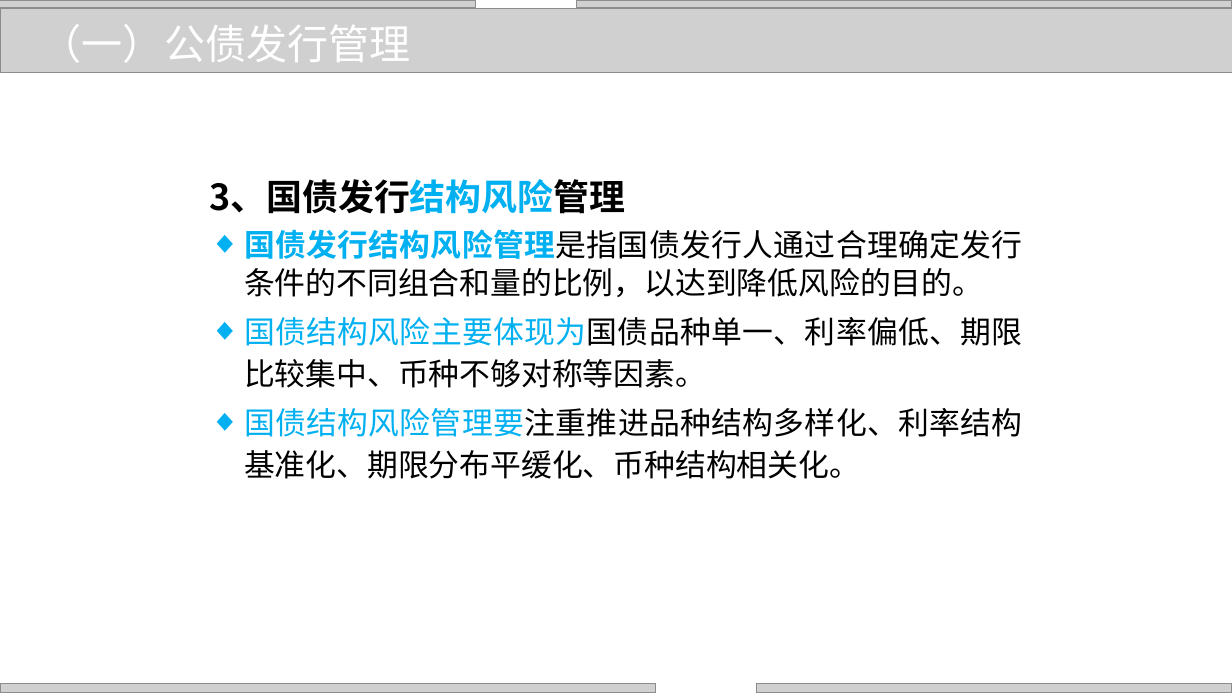
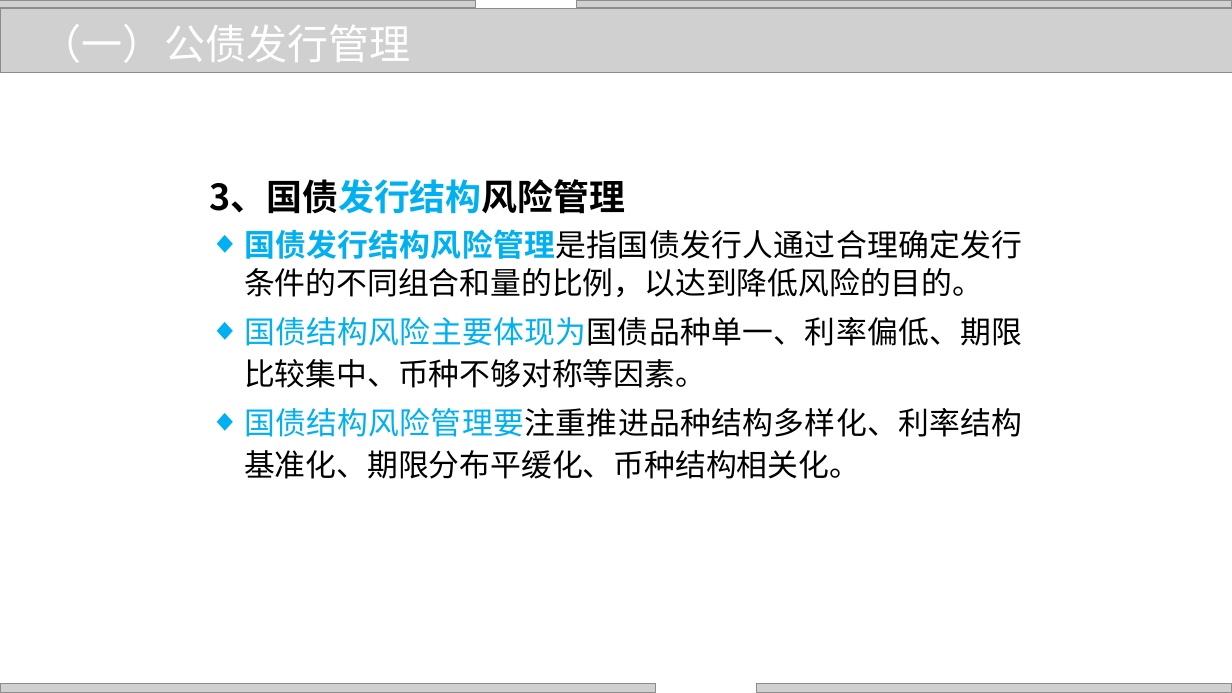
Before and after one commit to zhangjianzhang/internet_credit, a slide deck: slide 25 of files/slides/lecture_13.pptx. Drawn at 1232x693 pixels with LibreOffice and Linux fonts; fonts in the diff are those of the drawing; grey boxes stand for pictures; background and template pictures are left out. Boxes give left, top, right and bottom in pixels: in the first picture for what was removed or moved away, otherwise in the second. Text is boxed around its words. In the diff, an @@ line names an element or a change of style, - is before the commit and + after.

```diff
--- a/files/slides/lecture_13.pptx
+++ b/files/slides/lecture_13.pptx
@@ text at (209,179,625,214): text colour #000000 to #00B0F0, text colour #00B0F0 to #000000 in "3、国债发行结构风险管理" @@
```
Also in this commit, not shown: 12 other slides changed, 4 slides added, 3 other files.
